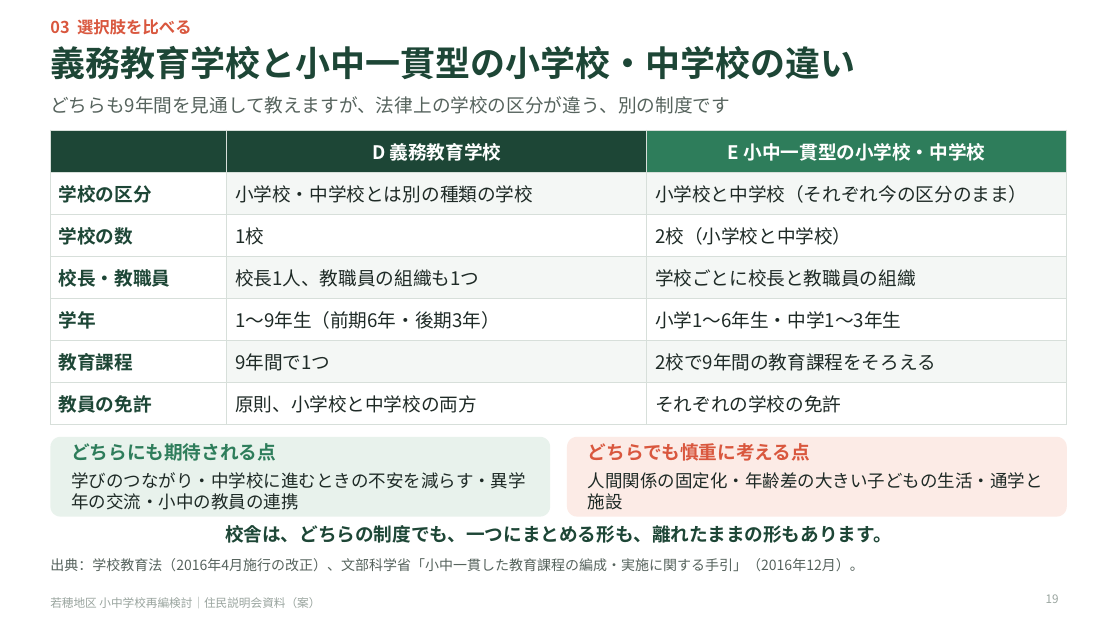
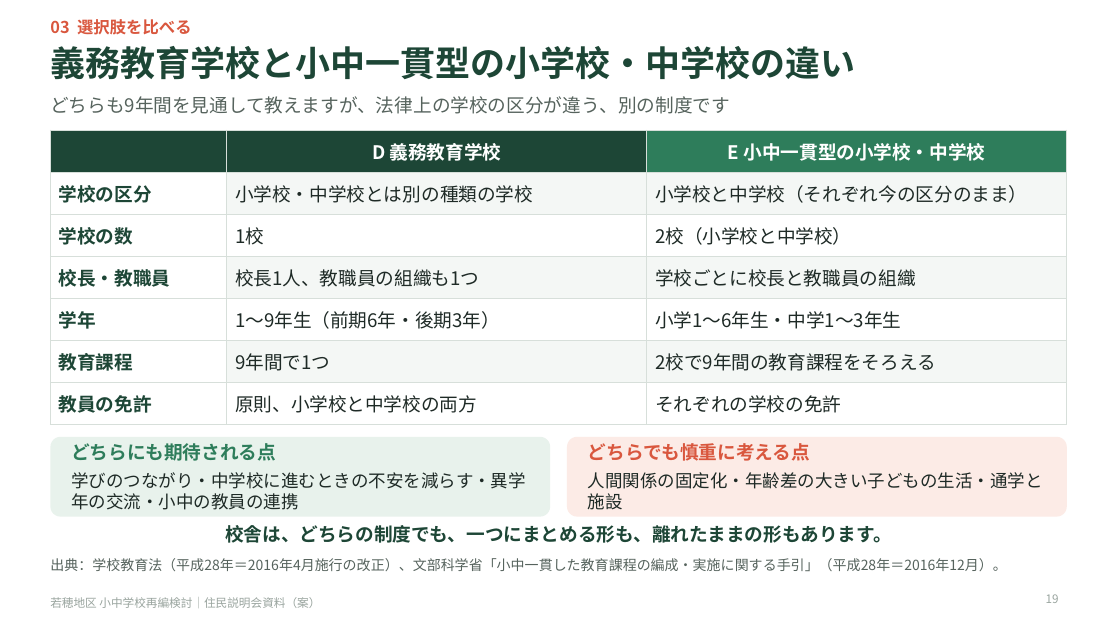
Before and after one commit to Masaki12008/GS, a slide deck: slide 19 of output/若穂地区_住民説明会資料.pptx. Drawn at 1120x630 pixels with LibreOffice and Linux fonts; fonts in the diff are those of the drawing. Boxes give left, top, right and bottom in pixels: in the first picture for what was removed or moved away, otherwise in the second. Text is boxed around its words. In the diff, an @@ line names an element or a change of style, - is before the commit and + after.

```diff
--- a/output/若穂地区_住民説明会資料.pptx
+++ b/output/若穂地区_住民説明会資料.pptx
@@ text at bbox=[50, 558, 1007, 571]: text changed @@
-出典：学校教育法（2016年4月施行の改正）、文部科学省「小中一貫した教育課程の編成・実施に関する手引」（2016年12月）。
+出典：学校教育法（平成28年＝2016年4月施行の改正）、文部科学省「小中一貫した教育課程の編成・実施に関する手引」（平成28年＝2016年12月）。
```
Also in this commit, not shown: 18 other slides changed, 7 other files.
